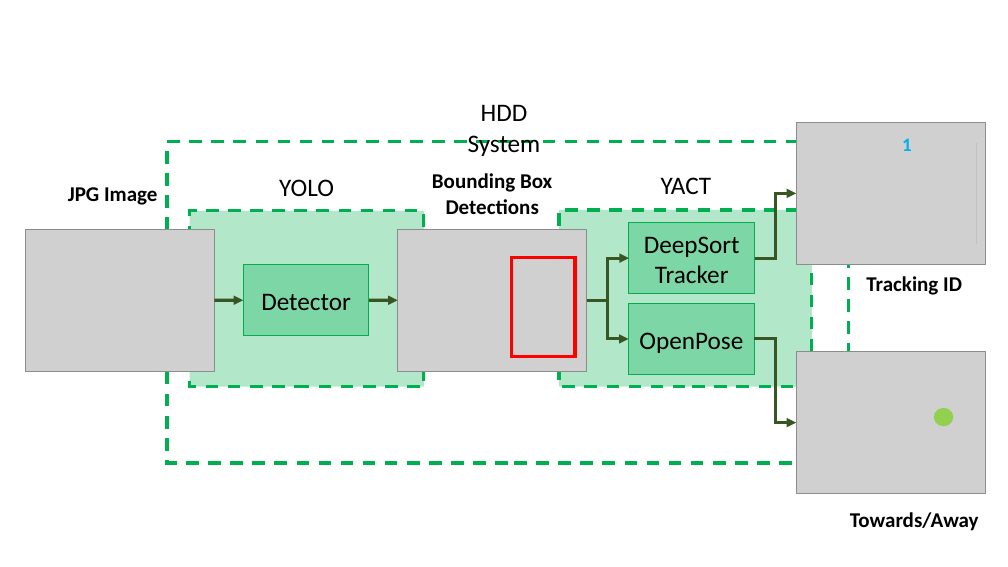
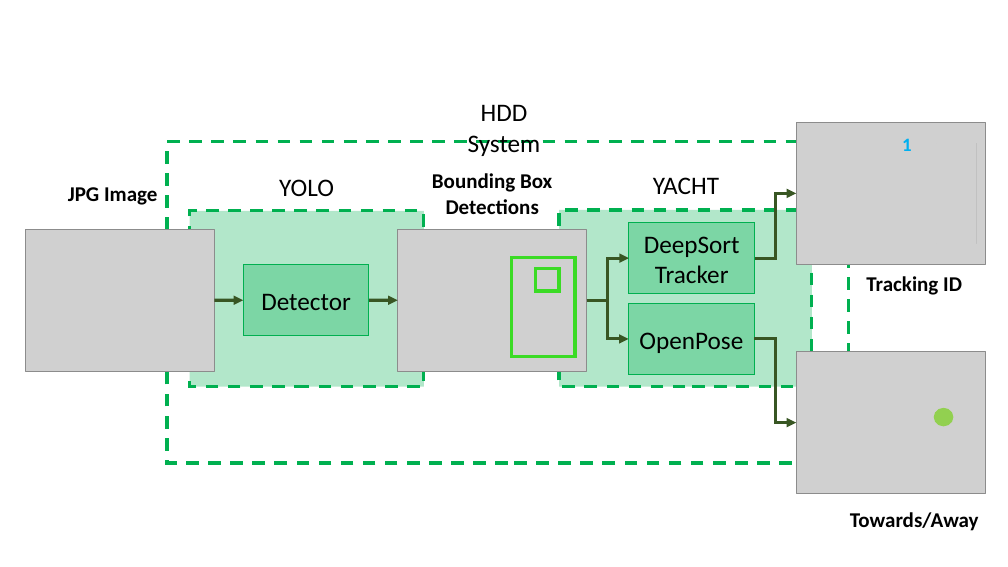
Before and after one commit to alaksana96/FinalYearProject, a slide deck: slide 3 of FinalReport/img/chapter4_analysis/Diagrams.pptx. Drawn at 1008x567 pixels with LibreOffice and Linux fonts; fonts in the diff are those of the drawing; grey boxes stand for pictures. Boxes give left, top, right and bottom in pixels: in the first picture for what was removed or moved away, otherwise in the second. Text is boxed around its words. In the diff, an @@ line names an element or a change of style, - is before the commit and + after.

Commit message:
YACHT

```diff
--- a/FinalReport/img/chapter4_analysis/Diagrams.pptx
+++ b/FinalReport/img/chapter4_analysis/Diagrams.pptx
@@ text at [653, 177, 719, 194]: text changed @@
-YACT
+YACHT
@@ rectangle at [511, 257, 575, 357]: outline #FF0000 3 pt to #3BDB25 3 pt @@
@@ rectangle added at [536, 268, 560, 291], outline #3BDB25 3 pt @@
```
Also in this commit, not shown: 1 other slide changed, 1 slide added, 2 other files.
